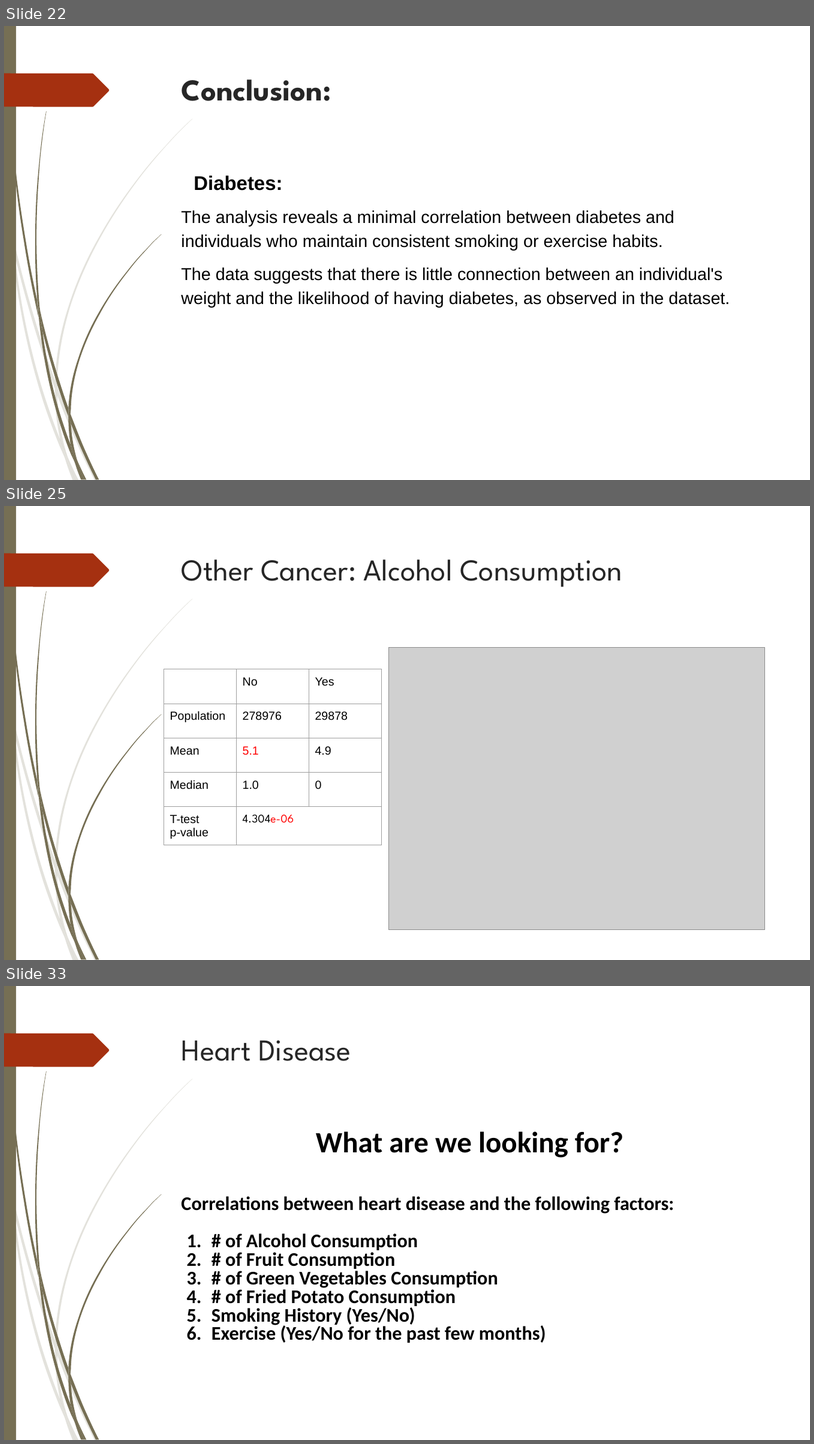
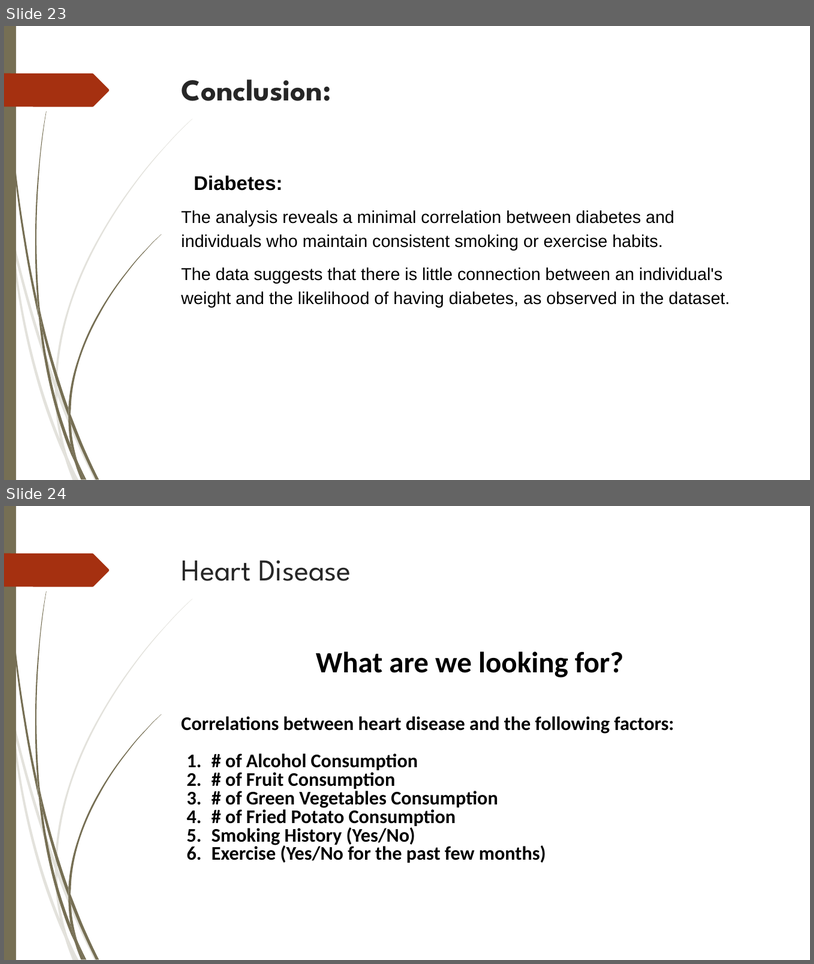
Before and after one commit to jeffrey1008x/Project1Team5, a slide deck: Analysis of Selected Health Issues (Light).pptx. Shown one above the other, each under a label of ours: slides 22, 25 and 33 before the commit, slides 23 and 24 after it; the slides between them are not shown. The pictures are 814x1444 and 814x964 pixels, drawn with LibreOffice and Linux fonts; fonts in the diff are those of the drawing; grey boxes stand for pictures; background and template pictures are left out. Boxes give left, top, right and bottom in pixels: in the first picture for what was removed or moved away, otherwise in the second. Text is boxed around its words. In the diff, an @@ line names an element or a change of style, - is before the commit and + after.

```diff
--- a/Analysis of Selected Health Issues (Light).pptx
+++ b/Analysis of Selected Health Issues (Light).pptx
@@ slide 25 removed at <box>4,506,810,960</box>, background picture (left out); not listed: 24 template elements that a slide beside it also shows @@
@@ title removed at <box>182,559,623,587</box> @@
-Other Cancer: Alcohol Consumption
@@ picture removed at <box>389,647,765,930</box> @@
@@ table removed at <box>164,669,381,868</box>, 5 rows, 3 columns @@
- | No | Yes
-Population | 278976 | 29878
-Mean | 5.1 | 4.9
-Median | 1.0 | 0
-T-test / p-value | 4.304e-06 | 
@@ what was slide 22 is now slide 23 @@
@@ what was slide 33 is now slide 24 @@
```
Also in this commit, not shown: 11 slides changed, 5 slides added, 13 other slides removed, 1 other file.
